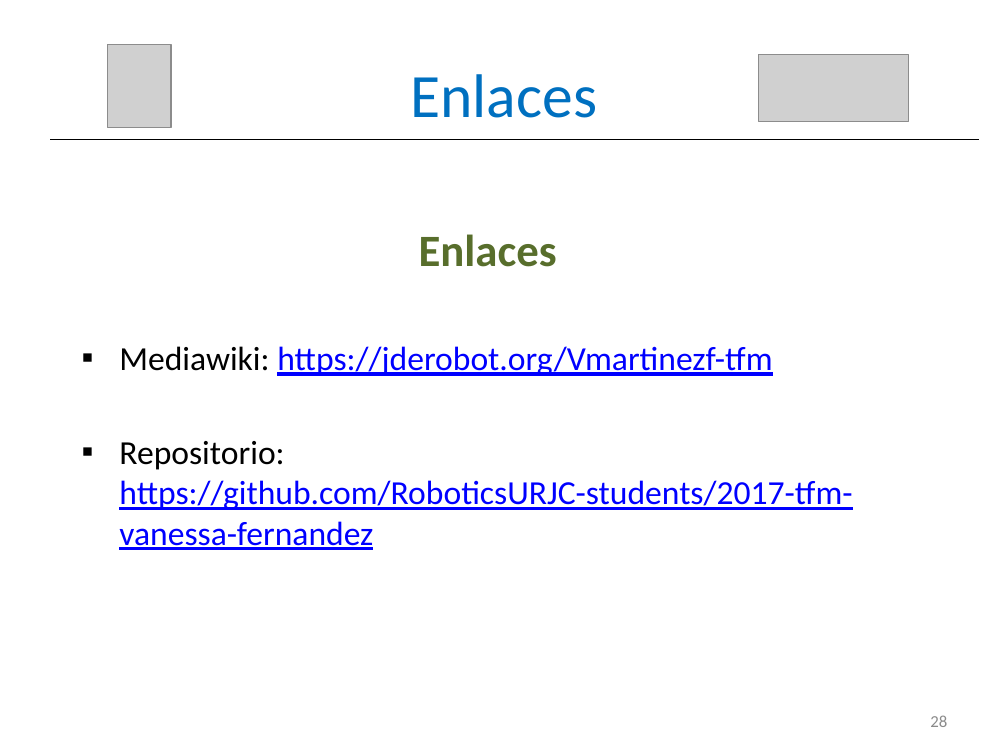
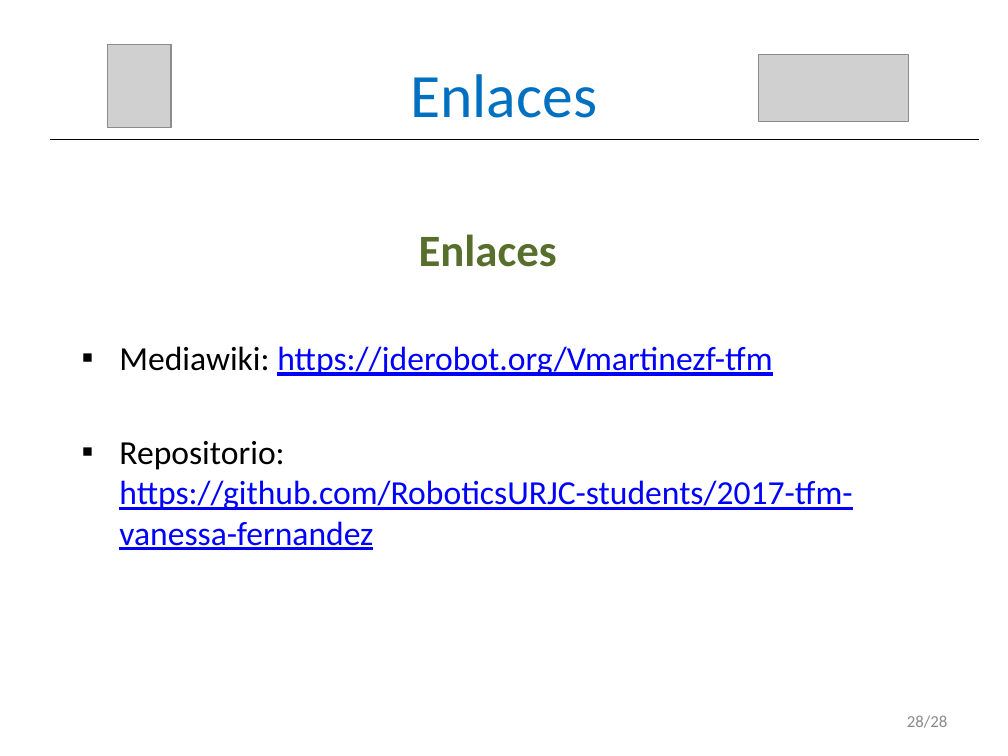
Before and after one commit to RoboticsLabURJC/2017-tfm-vanessa-fernandez, a slide deck: slide 29 of Memoria/Presentación.pptx. Drawn at 1008x756 pixels with LibreOffice and Linux fonts; fonts in the diff are those of the drawing; grey boxes stand for pictures. Boxes give left, top, right and bottom in pixels: in the first picture for what was removed or moved away, otherwise in the second. Text is boxed around its words. In the diff, an @@ line names an element or a change of style, - is before the commit and + after.

```diff
--- a/Memoria/Presentación.pptx
+++ b/Memoria/Presentación.pptx
@@ text at (907,715,947,728): text changed @@
-28
+28/28
```
Also in this commit, not shown: 28 other slides changed.
